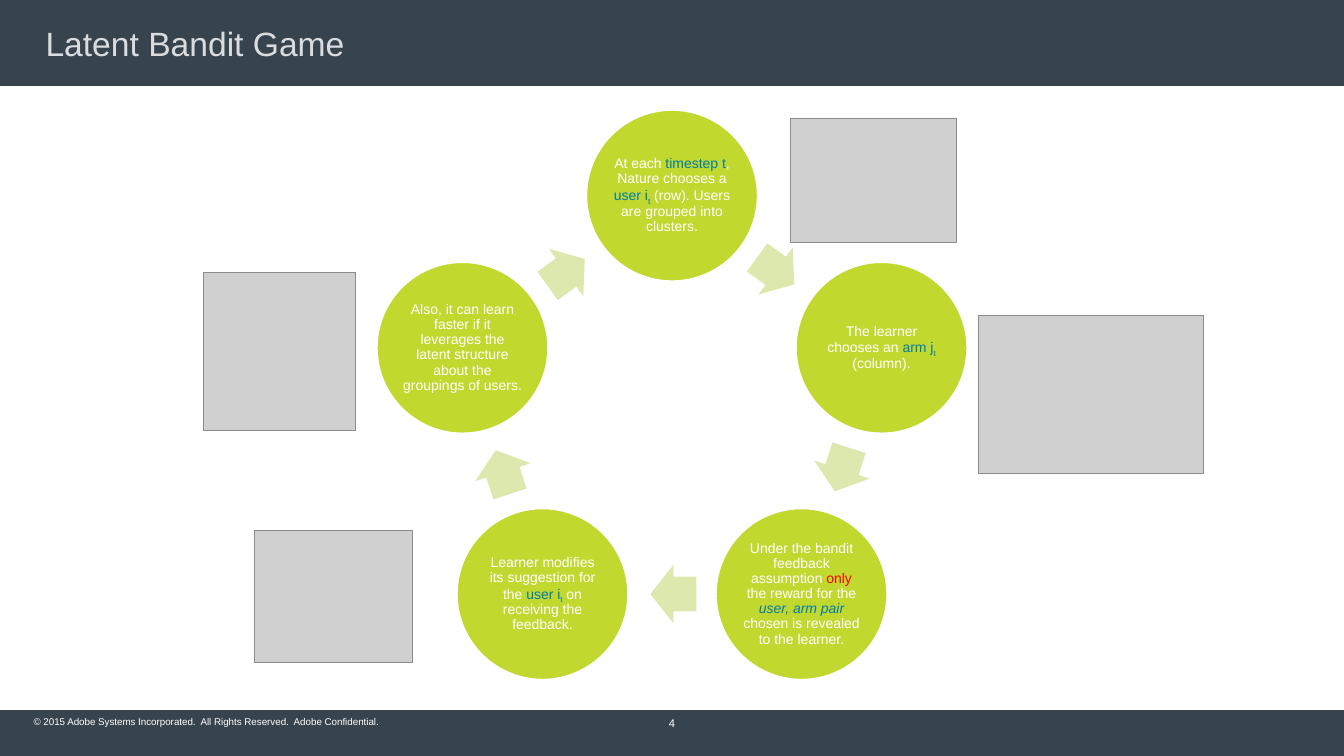
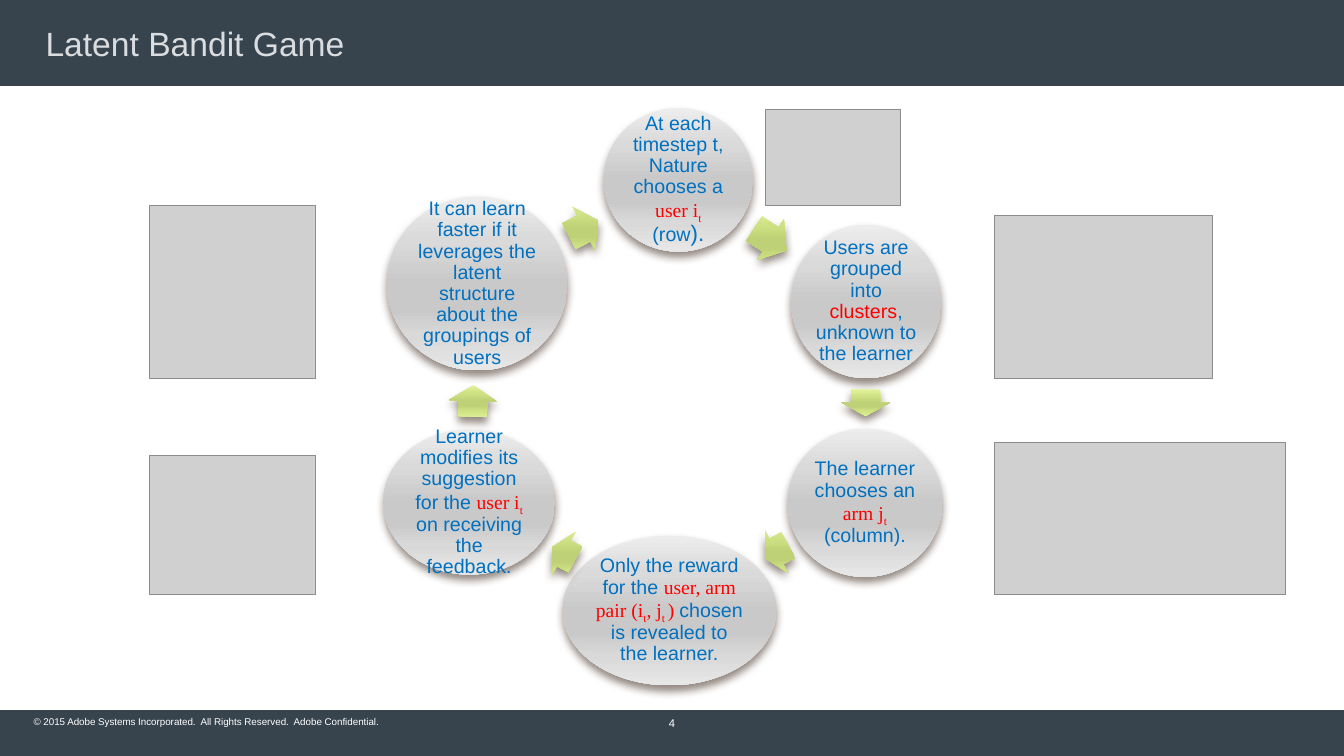
Before and after one commit to Subhojyoti/Adobe_Intern, a slide deck: slide 4 of Adobe PPT/Subho_Inception_talk.pptx. Drawn at 1344x756 pixels with LibreOffice and Linux fonts; fonts in the diff are those of the drawing; grey boxes stand for pictures; background and template pictures are left out. Boxes give left, top, right and bottom in pixels: in the first picture for what was removed or moved away, otherwise in the second. Text is boxed around its words. In the diff, an @@ line names an element or a change of style, - is before the commit and + after.

```diff
--- a/Adobe PPT/Subho_Inception_talk.pptx
+++ b/Adobe PPT/Subho_Inception_talk.pptx
@@ ellipse: place and size @@
-ellipse at [586,110,758,282]
+ellipse at [604,108,753,252]
@@ text at [633,115,724,245]: text changed; size 10 to 14 pt; text colour #FFFFFF to #0070C0 @@
-At each timestep t, Nature chooses a user it (row). Users are grouped into clusters.
+At each timestep t, Nature chooses a user it (row).
@@ picture added at [765,109,900,205] @@
@@ picture: place and size @@
-picture at [204,272,356,430]
+picture at [149,206,316,378]
@@ ellipse: place and size @@
-ellipse at [376,262,548,435]
+ellipse at [387,197,568,371]
@@ text at [418,200,536,364]: text changed; size 10 to 14 pt; text colour #FFFFFF to #0070C0 @@
-Also, it can learn faster if it leverages the latent structure about the groupings of users.
+It can learn faster if it leverages the latent structure about the groupings of users
@@ right arrow at [558,200,610,258]: fill #DDE9AD to gradient #E4F7A0 to #CFE483 to #C0D378 to #CEE282 to #DEF199; shadow on; rotation 324 to 332 degrees @@
@@ right arrow at [741,209,800,271]: fill #DDE9AD to gradient #E4F7A0 to #CFE483 to #C0D378 to #CEE282 to #DEF199; shadow on; rotation 36 to 32 degrees @@
@@ ellipse: place and size @@
-ellipse at [796,262,968,435]
+ellipse at [791,225,942,378]
@@ picture: place and size @@
-picture at [790,118,956,242]
+picture at [995,215,1213,378]
@@ picture removed at [979,316,1204,474] @@
@@ group added at [383,240,942,581]: 3 right arrows, 2 ellipses, 1 text @@
+Users are grouped into clusters, unknown to the learner
@@ text "Learner modifies its suggestion for ...": place and size @@
-text "Learner modifies its suggestion for ..." at [490,557,595,629]
+text "Learner modifies its suggestion for ..." at [415,429,522,578]
@@ text "Learner modifies its suggestion for ..." at [415,429,522,578]: size 10 to 14 pt, text colour #FFFFFF to #0070C0; font Arial to Times New Roman, text colour #007BAB to #FF0000 in "user it"; more space between paragraphs @@
@@ right arrow removed at [468,442,538,504] @@
@@ right arrow removed at [807,439,877,501] @@
@@ picture added at [995,443,1287,595] @@
@@ picture: place and size @@
-picture at [255,531,413,663]
+picture at [149,456,316,595]
@@ text "The learner chooses an arm ...": place and size @@
-text "The learner chooses an arm ..." at [827,326,927,371]
+text "The learner chooses an arm ..." at [815,460,915,546]
@@ text "The learner chooses an arm ..." at [815,460,915,546]: size 10 to 14 pt; font Arial to Times New Roman, text colour #007BAB to #FF0000 in "arm jt"; text colour #FFFFFF to #0070C0 in "The learner chooses an (column)."; more space between paragraphs @@
@@ ellipse removed at [715,508,887,681] @@
@@ fill #C1D82F to gradient #EEEEEE to #DADADA to #C9C9C9 to #D9D9D9 to #E7E7E7; outline #FFFFFF 2 pt to none; shadow on in 4 elements at [604,108,753,252], [791,225,942,378], [387,197,568,371], [563,535,776,685] @@
@@ ellipse: place and size @@
-ellipse at [457,508,629,681]
+ellipse at [563,535,776,685]
@@ right arrow at [753,524,800,579]: fill #DDE9AD to gradient #E4F7A0 to #CFE483 to #C0D378 to #CEE282 to #DEF199; shadow on; rotation 180 to 151 degrees @@
@@ text at [596,557,742,660]: text changed; size 10 to 14 pt; text colour #FFFFFF to #0070C0 @@
-Under the bandit feedback assumption only the reward for the user, arm pair chosen is revealed to the learner.
+Only the reward for the user, arm pair (it, jt ) chosen is revealed to the learner.
```
Also in this commit, not shown: 5 other slides changed, 1 slide added, 4 other files.
